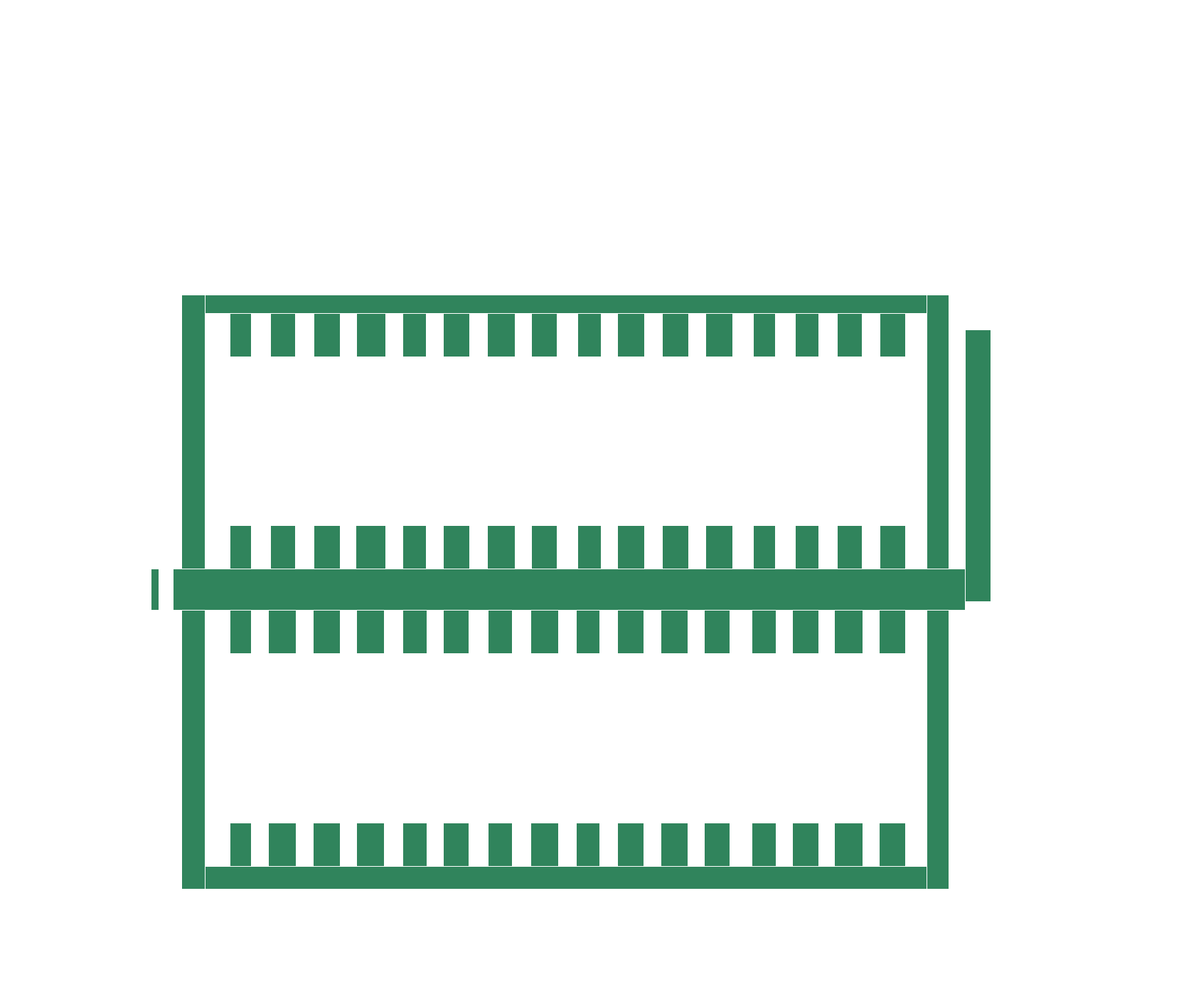
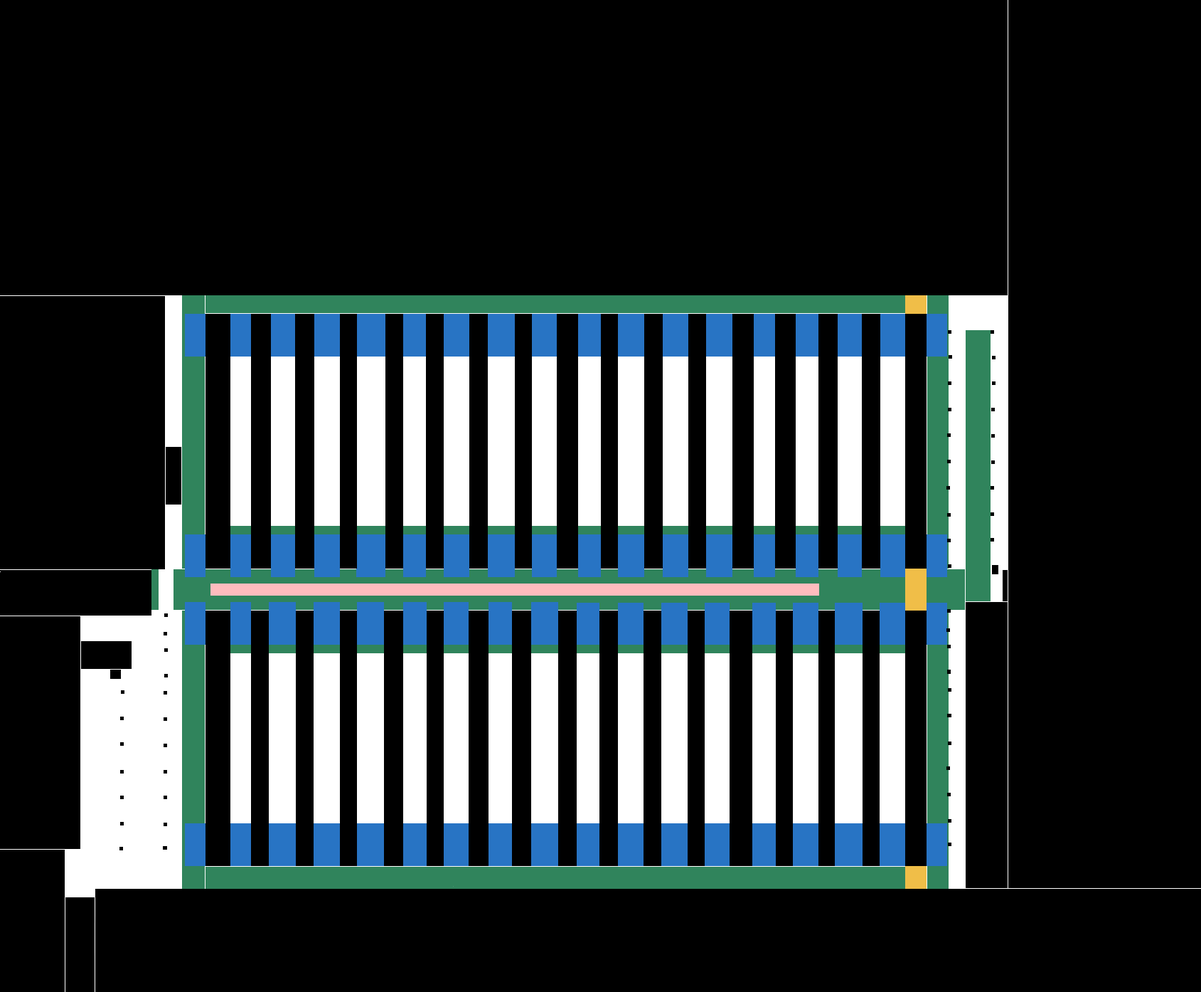
The second 1201px x 992px image is a revision of the first. Changes to its layers:
showed "Poles" over [119, 330, 999, 851]
showed "Supervisor's desk" over [965, 601, 1008, 888]
showed "Racks" over [205, 313, 927, 866]
showed "Border" over [0, 0, 1201, 992]
showed "Meeting area" over [210, 583, 820, 596]
showed "One way West - East" over [905, 295, 927, 889]
showed "One way East - West" over [905, 568, 927, 611]
showed "Reduced speed", painted on it over [184, 313, 948, 866]
showed "hbc-base.pgm" over [0, 0, 1201, 992]
